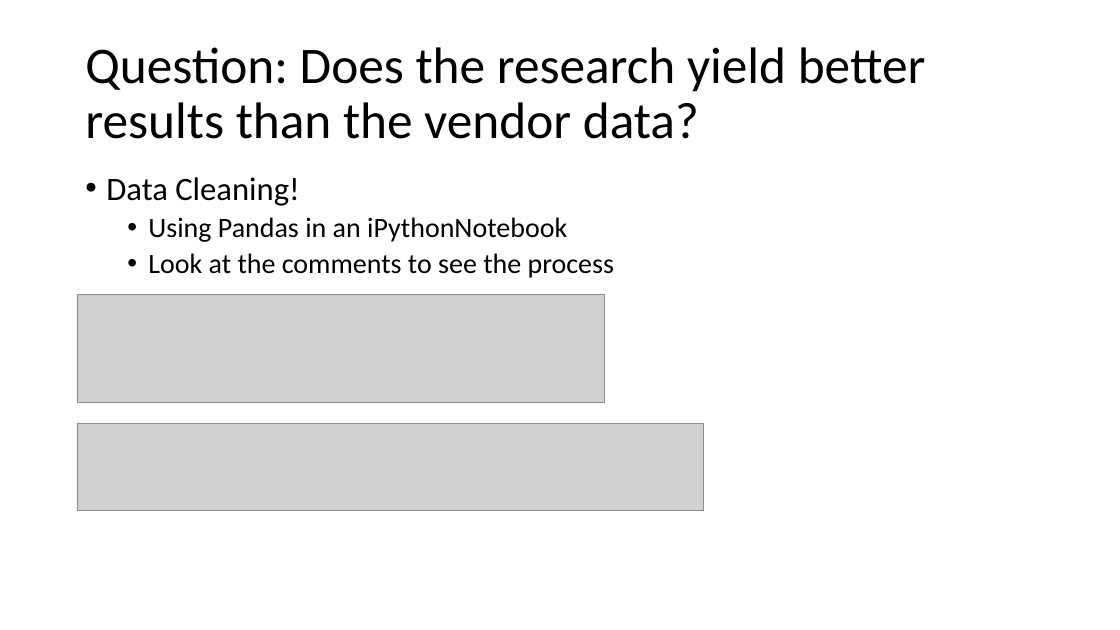
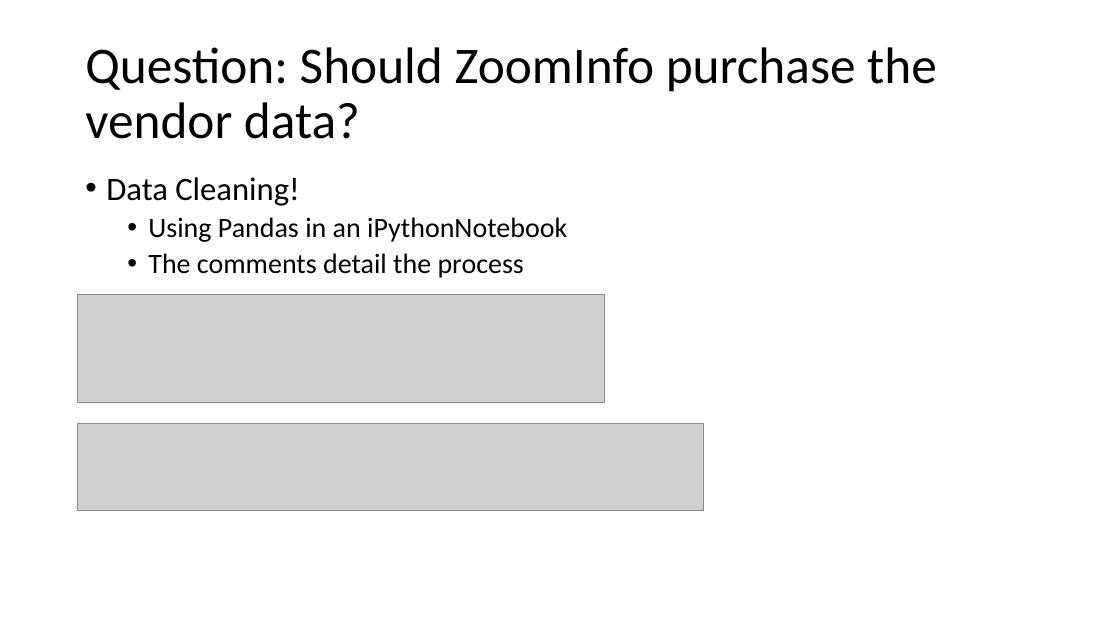
Before and after one commit to Kounve/Karl_Zoom, a slide deck: slide 3 of ZoomInfo_casestudy.pptx. Drawn at 1120x630 pixels with LibreOffice and Linux fonts; fonts in the diff are those of the drawing; grey boxes stand for pictures. Boxes give left, top, right and bottom in pixels: in the first picture for what was removed or moved away, otherwise in the second. Text is boxed around its words. In the diff, an @@ line names an element or a change of style, - is before the commit and + after.

Commit message:
edits to the powerpoint

```diff
--- a/ZoomInfo_casestudy.pptx
+++ b/ZoomInfo_casestudy.pptx
@@ title at (85, 47, 937, 139): text changed @@
-Question: Does the research yield better results than the vendor data?
+Question: Should ZoomInfo purchase the vendor data?
@@ text at (148, 253, 524, 278): text changed @@
-  • Look at the comments to see the process
+  • The comments detail the process
```
Also in this commit, not shown: 1 other slide changed.
